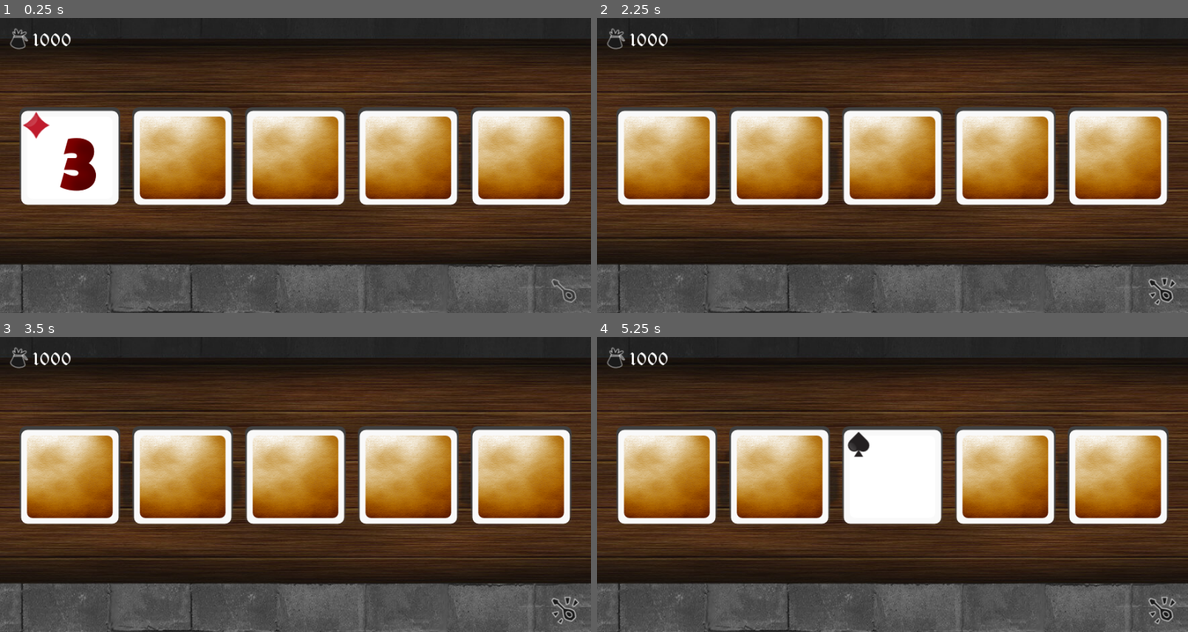
Above: before the commit, frames 1-4 (two rows, left to right).
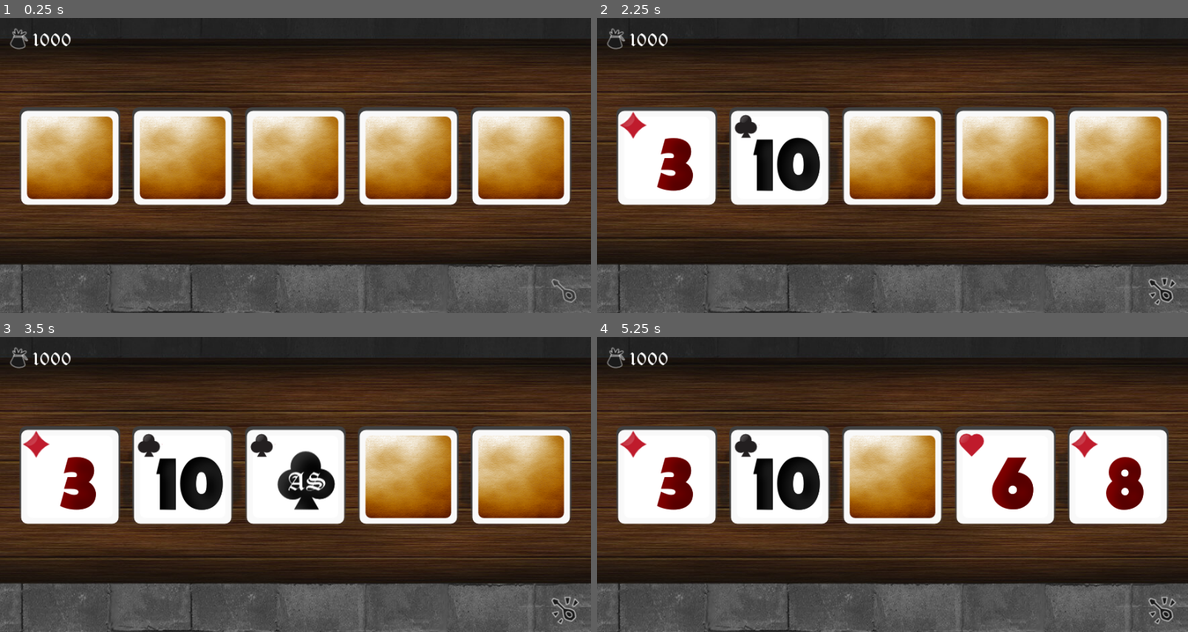
Above: after the commit, the same moments.

Repository: ubermanu/kingdom-poker
Game: Godot game, scene res://Game.tscn
The game is run twice, just before and just after one commit, with the same random seed, the same clock (stepped at 60 frames per second) and the same inputs.
Inputs (mouse positions are in pixels of both pictures, inside the frame that each line leads up to):
- Up to frame 1 (0.25 s): no input
- Up to frame 2 (2.25 s): tap Enter at 0.5, 2 s; drag from (1164, 289) to (951, 100) at 0.52 s; tap Space at 1.25 s; drag from (667, 156) to (1164, 289) at 1.27 s; move the mouse to (780, 156) at 2.02 s; click (780, 156) at 2.17 s
- Up to frame 3 (3.5 s): tap Space at 2.75 s; drag from (295, 475) to (118, 440) at 2.77 s
- Up to frame 4 (5.25 s): tap Enter at 3.5 s; drag from (1004, 475) to (1164, 608) at 3.52 s; tap Space at 4.25 s; drag from (1117, 475) to (1164, 608) at 4.27 s; move the mouse to (922, 484) at 5.02 s; click (922, 484) at 5.17 s

The runs differ from the first frame. In frame 1, 4.1% of the frame differs, in the area x 3-20%, y 31-62%; in frame 2, 8.2%; in frame 3, 12%; in frame 4, 20%, in the area x 3-96%, y 31-62%.

Commit message:
Reveal cards on load wip

Diff:
--- a/Game.gd
+++ b/Game.gd
@@ -9,10 +9,23 @@
 	$TokenList.visible = false
 	cards = range(52)
 	shuffle()
+	update_cards()
+	flip_cards(true)
+
+func update_cards():
 	var ids = cards.slice(0, 4)
-	print(ids)
 	$Board/Card.id = ids[0]
-	$Board/Card.flipped = false
+	$Board/Card2.id = ids[1]
+	$Board/Card3.id = ids[2]
+	$Board/Card4.id = ids[3]
+	$Board/Card5.id = ids[4]
+
+func flip_cards(flipped):
+	$Board/Card.flipped = flipped
+	$Board/Card2.flipped = flipped
+	$Board/Card3.flipped = flipped
+	$Board/Card4.flipped = flipped
+	$Board/Card5.flipped = flipped
 
 func shuffle():
 	randomize()
